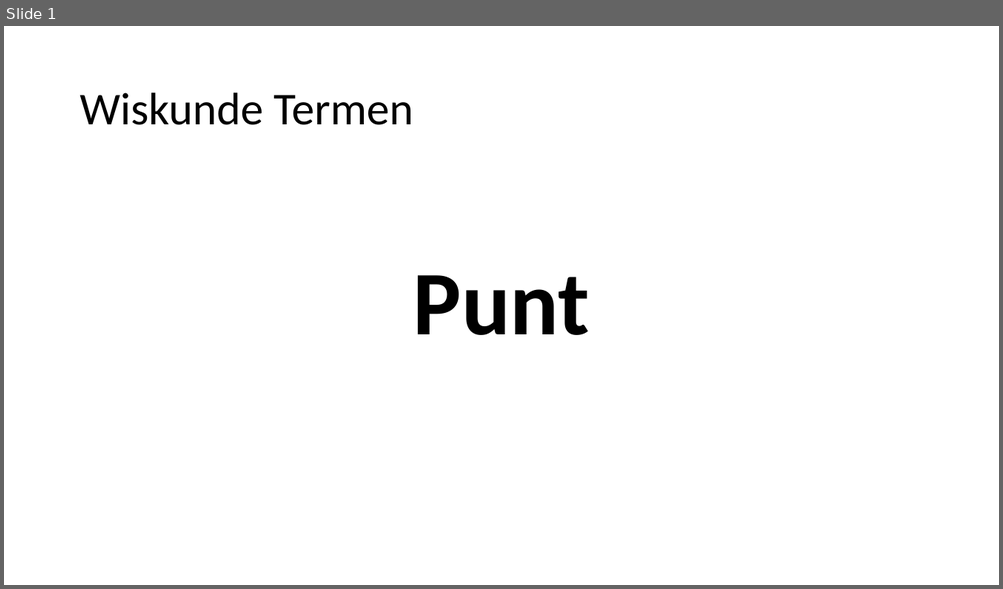
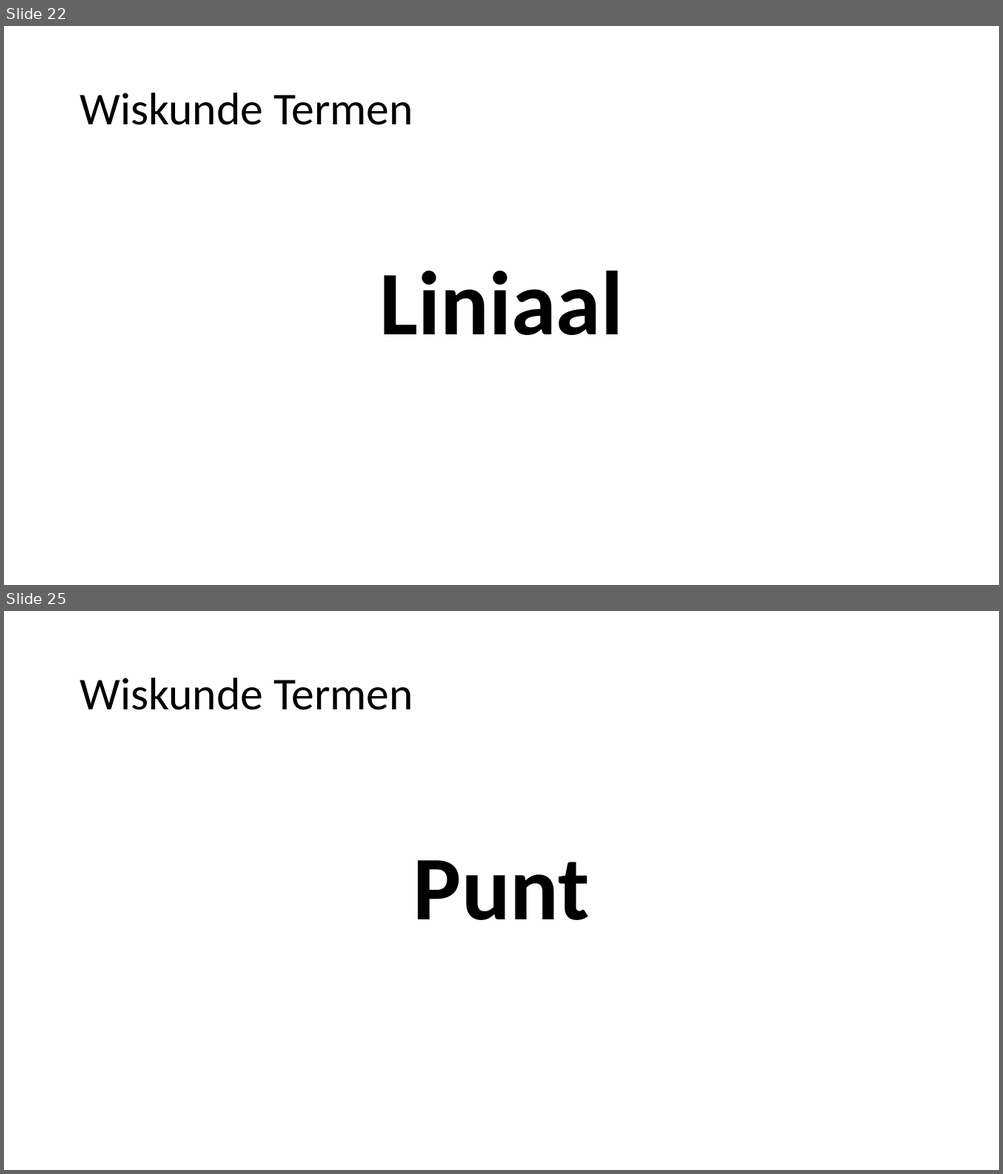
Before and after one commit to heinvinkel/wiskundetermen, a slide deck: meetkunde/AAAAMeetkunde.pptx. Shown one above the other, each under a label of ours: slide 1 before the commit, slides 22 and 25 after it; the slides between them are not shown. The pictures are 1003x589 and 1003x1174 pixels, drawn with LibreOffice and Linux fonts; fonts in the diff are those of the drawing. Boxes give left, top, right and bottom in pixels: in the first picture for what was removed or moved away, otherwise in the second. Text is boxed around its words. In the diff, an @@ line names an element or a change of style, - is before the commit and + after.

```diff
--- a/meetkunde/AAAAMeetkunde.pptx
+++ b/meetkunde/AAAAMeetkunde.pptx
@@ slide 22 added at [4,26,999,585], background #FFFFFF @@
@@ title added at [79,93,413,125], 44 pt, text #000000 @@
+Wiskunde Termen
@@ text added at [379,270,623,335], 87.8 pt, text #000000, bold @@
+Liniaal
@@ what was slide 1 is now slide 25 @@
```
Also in this commit, not shown: 23 other slides added, 13 other files.
